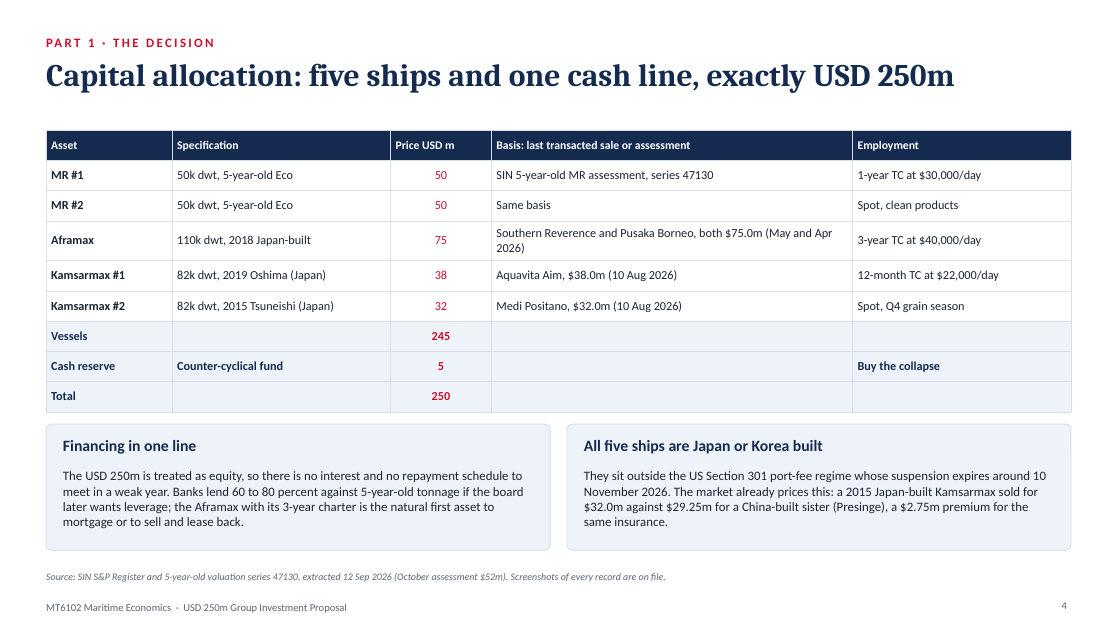
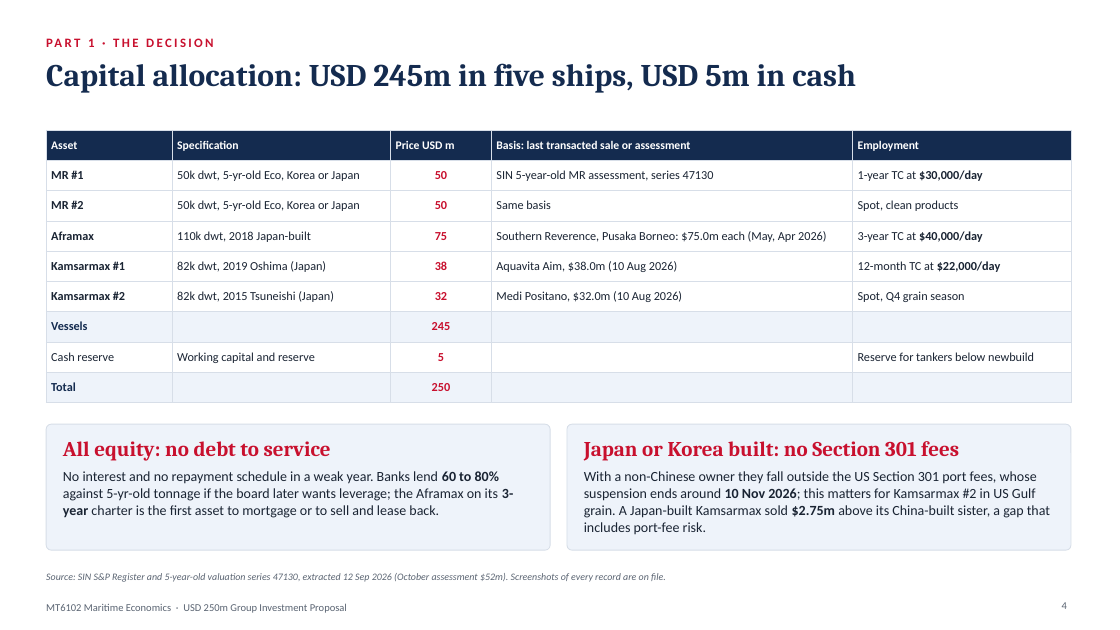
Before and after one commit to zhanmingliu2025-max/MT6102, a slide deck: slide 4 of MT6102_Group_Presentation.pptx. Drawn at 1120x630 pixels with LibreOffice and Linux fonts; fonts in the diff are those of the drawing. Boxes give left, top, right and bottom in pixels: in the first picture for what was removed or moved away, otherwise in the second. Text is boxed around its words. In the diff, an @@ line names an element or a change of style, - is before the commit and + after.

```diff
--- a/MT6102_Group_Presentation.pptx
+++ b/MT6102_Group_Presentation.pptx
@@ text at <box>46,63,856,93</box>: text changed @@
-Capital allocation: five ships and one cash line, exactly USD 250m
+Capital allocation: USD 245m in five ships, USD 5m in cash
@@ table at <box>46,130,1071,412</box> @@
-row 2, column 2: 50k dwt, 5-year-old Eco
+row 2, column 2: 50k dwt, 5-yr-old Eco, Korea or Japan
-row 3, column 2: 50k dwt, 5-year-old Eco
+row 3, column 2: 50k dwt, 5-yr-old Eco, Korea or Japan
-row 4, column 4: Southern Reverence and Pusaka Borneo, both $75.0m (May and Apr 2026)
+row 4, column 4: Southern Reverence, Pusaka Borneo: $75.0m each (May, Apr 2026)
-row 8, column 2: Counter-cyclical fund
+row 8, column 2: Working capital and reserve
-row 8, column 5: Buy the collapse
+row 8, column 5: Reserve for tankers below newbuild
@@ fill #EEF3FA to #FFFFFF in row 8 @@
@@ bold on in "50", "$30,000/day", "50", "75" and 4 more places @@
@@ text colour #142B4F to #1A2433, bold off in "Cash reserve" @@
@@ text at <box>63,441,331,461</box>: text changed; size 13.5 to 18 pt; font Calibri to Cambria; text colour #142B4F to #C8102E @@
-Financing in one line
+All equity: no debt to service
@@ text at <box>584,441,959,461</box>: text changed; size 13.5 to 18 pt; font Calibri to Cambria; text colour #142B4F to #C8102E @@
-All five ships are Japan or Korea built
+Japan or Korea built: no Section 301 fees
@@ text at <box>63,471,513,518</box>: text changed; size 11 to 12 pt @@
-The USD 250m is treated as equity, so there is no interest and no repayment schedule to meet in a weak year. Banks lend 60 to 80 percent against 5-year-old tonnage if the board later wants leverage; the Aframax with its 3-year charter is the natural first asset to mortgage or to sell and lease back.
+No interest and no repayment schedule in a weak year. Banks lend 60 to 80% against 5-yr-old tonnage if the board later wants leverage; the Aframax on its 3-year charter is the first asset to mortgage or to sell and lease back.
@@ text at <box>584,471,1050,534</box>: text changed; size 11 to 12 pt @@
-They sit outside the US Section 301 port-fee regime whose suspension expires around 10 November 2026. The market already prices this: a 2015 Japan-built Kamsarmax sold for $32.0m against $29.25m for a China-built sister (Presinge), a $2.75m premium for the same insurance.
+With a non-Chinese owner they fall outside the US Section 301 port fees, whose suspension ends around 10 Nov 2026; this matters for Kamsarmax #2 in US Gulf grain. A Japan-built Kamsarmax sold $2.75m above its China-built sister, a gap that includes port-fee risk.
```
Also in this commit, not shown: 11 other slides changed, 12 other files.
